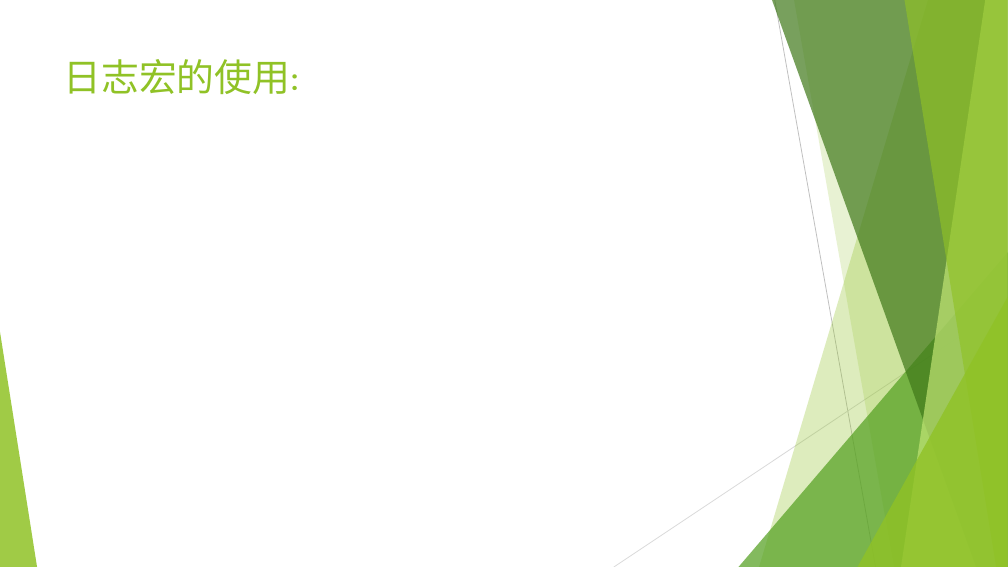
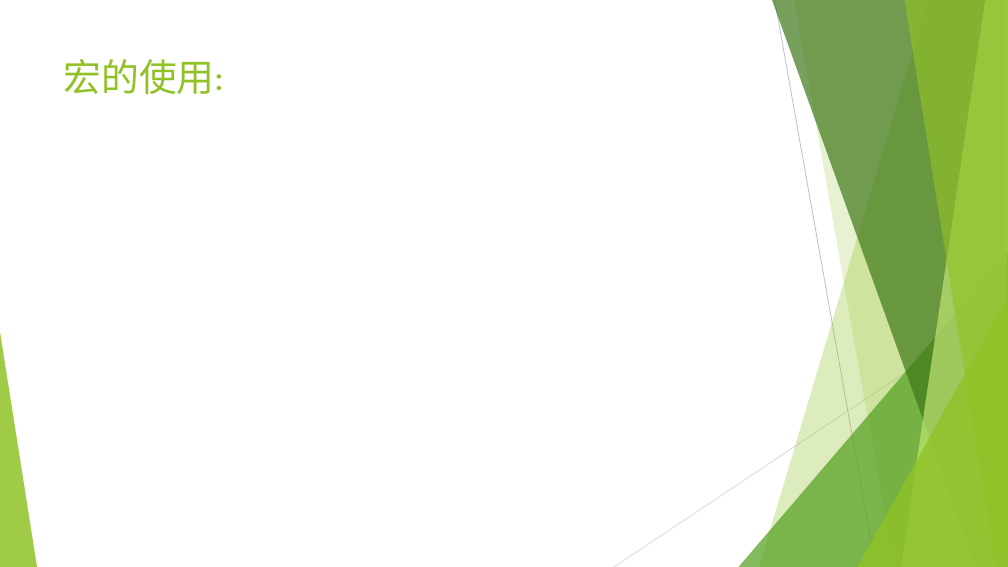
Before and after one commit to Zhyioo/libzhouyb_doc, a slide deck: slide 6 of PPT/第5章 日志.pptx (slide 5 before the commit). Drawn at 1008x567 pixels with LibreOffice and Linux fonts; fonts in the diff are those of the drawing. Boxes give left, top, right and bottom in pixels: in the first picture for what was removed or moved away, otherwise in the second. Text is boxed around its words. In the diff, an @@ line names an element or a change of style, - is before the commit and + after.

```diff
--- a/PPT/第5章 日志.pptx
+++ b/PPT/第5章 日志.pptx
@@ title at bbox=[64, 59, 224, 94]: text changed @@
-日志宏的使用:
+宏的使用:
```
Also in this commit, not shown: 1 other slide changed, 1 slide added, 3 other files.
